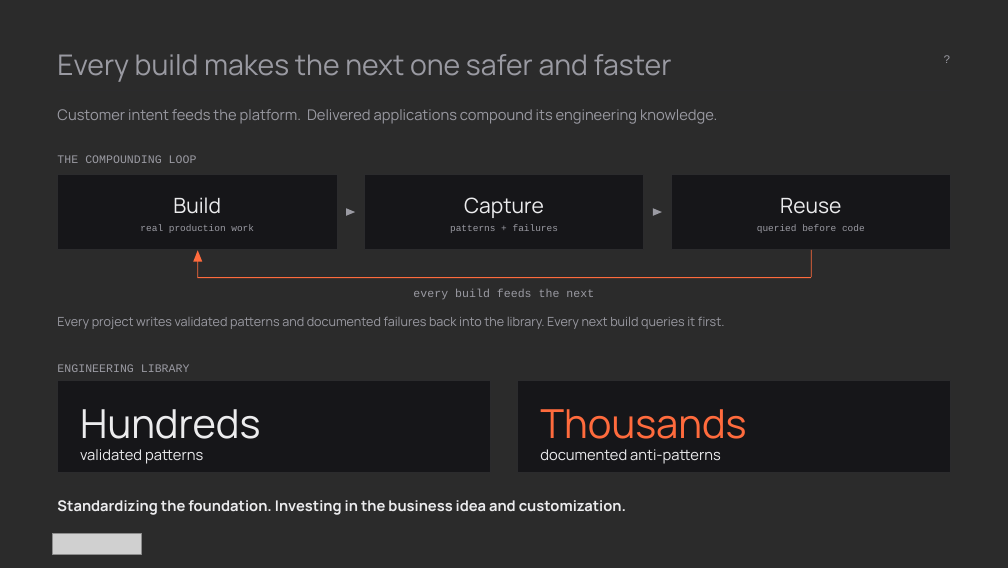
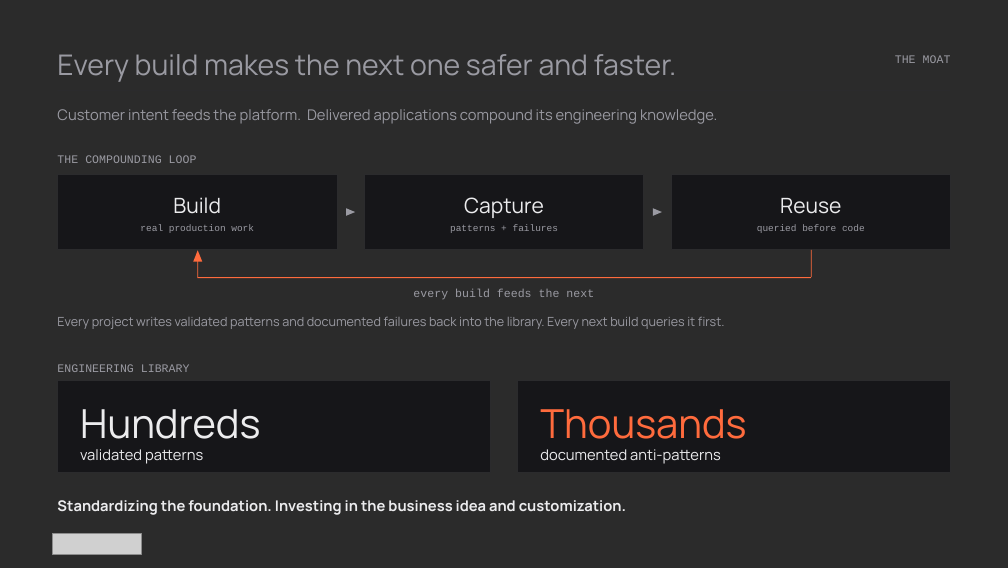
Before and after one commit to athenarunai-gif/Athena, a slide deck: slide 7 of decks/Pitch_Deck_AthenaRun_v4.5.pptx. Drawn at 1008x568 pixels with LibreOffice and Linux fonts; fonts in the diff are those of the drawing; grey boxes stand for pictures; background and template pictures are left out; a plain dark background stands for a picture behind light text. Boxes give left, top, right and bottom in pixels: in the first picture for what was removed or moved away, otherwise in the second. Text is boxed around its words. In the diff, an @@ line names an element or a change of style, - is before the commit and + after.

```diff
--- a/decks/Pitch_Deck_AthenaRun_v4.5.pptx
+++ b/decks/Pitch_Deck_AthenaRun_v4.5.pptx
@@ text at box(57, 54, 677, 82): text changed @@
-Every build makes the next one safer and faster
+Every build makes the next one safer and faster.
@@ text at box(895, 55, 951, 63): text changed @@
-?
+THE MOAT
```
Also in this commit, not shown: 3 other slides changed, 1 other file.
